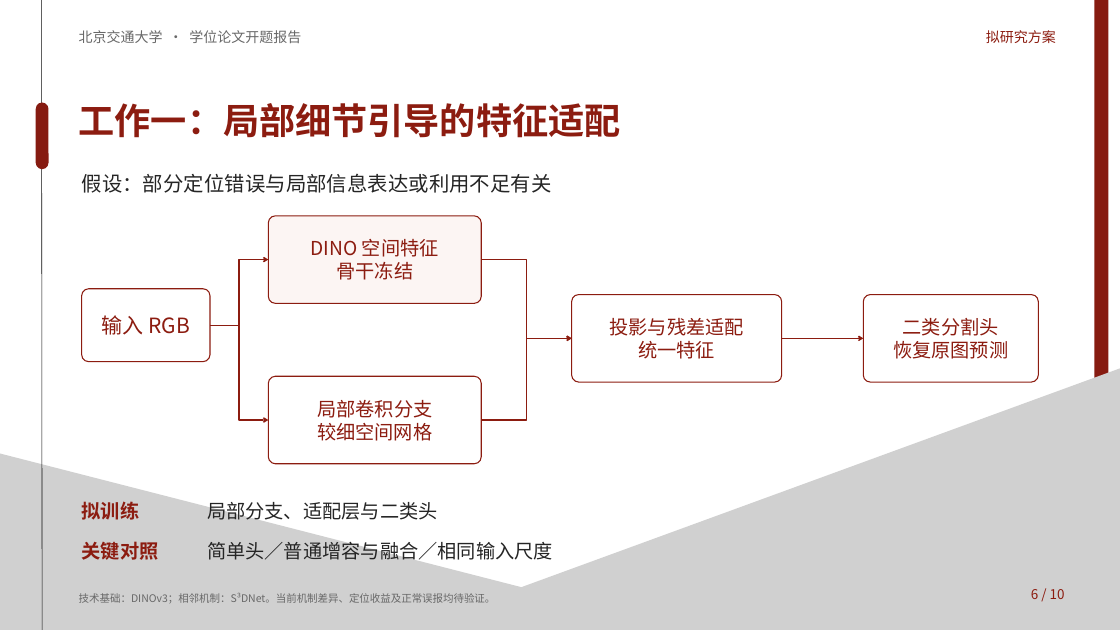
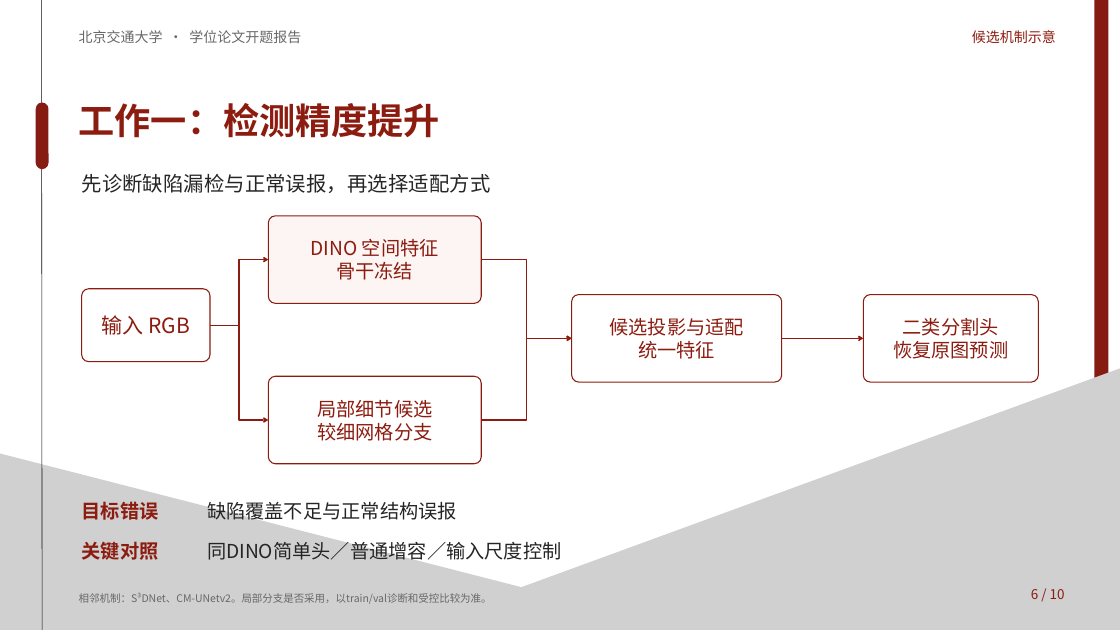
Before and after one commit to lrw-666/AI_Try, a slide deck: slide 6 of docs/presentations/pcb-thesis-proposal/pcb-thesis-proposal-draft.pptx. Drawn at 1120x630 pixels with LibreOffice and Linux fonts; fonts in the diff are those of the drawing; grey boxes stand for pictures. Boxes give left, top, right and bottom in pixels: in the first picture for what was removed or moved away, otherwise in the second. Text is boxed around its words. In the diff, an @@ line names an element or a change of style, - is before the commit and + after.

```diff
--- a/docs/presentations/pcb-thesis-proposal/pcb-thesis-proposal-draft.pptx
+++ b/docs/presentations/pcb-thesis-proposal/pcb-thesis-proposal-draft.pptx
@@ text at box(972, 30, 1056, 43): text changed @@
-拟研究方案
+候选机制示意
@@ text at box(79, 103, 440, 138): text changed @@
-工作一：局部细节引导的特征适配
+工作一：检测精度提升
@@ text at box(82, 174, 491, 193): text changed @@
-假设：部分定位错误与局部信息表达或利用不足有关
+先诊断缺陷漏检与正常误报，再选择适配方式
@@ text in rounded rectangle at box(609, 318, 744, 336): text changed @@
-投影与残差适配
+候选投影与适配
@@ text in rounded rectangle at box(317, 400, 432, 441): text changed @@
-局部卷积分支
-较细空间网格
+局部细节候选
+较细网格分支
@@ text at box(82, 501, 159, 520): text changed @@
-拟训练
+目标错误
@@ text at box(207, 502, 457, 524): text changed @@
-局部分支、适配层与二类头
+缺陷覆盖不足与正常结构误报
@@ text at box(207, 539, 561, 565): text changed @@
-简单头／普通增容与融合／相同输入尺度
+同DINO简单头／普通增容／输入尺度控制
@@ text at box(79, 593, 492, 604): text changed @@
-技术基础：DINOv3；相邻机制：S³DNet。当前机制差异、定位收益及正常误报均待验证。
+相邻机制：S³DNet、CM-UNetv2。局部分支是否采用，以train/val诊断和受控比较为准。
```
Also in this commit, not shown: 12 other slides changed, 18 other files.
